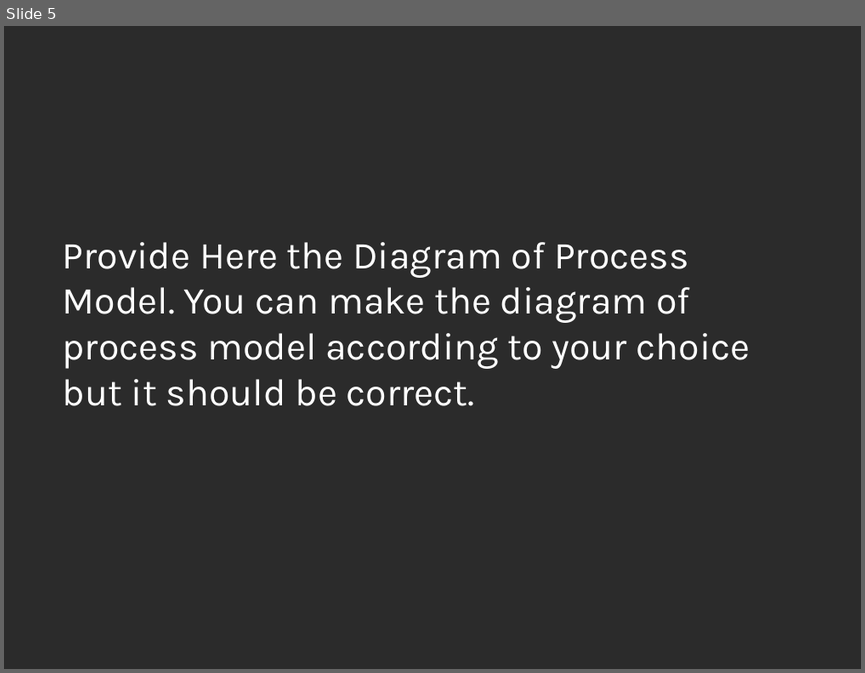
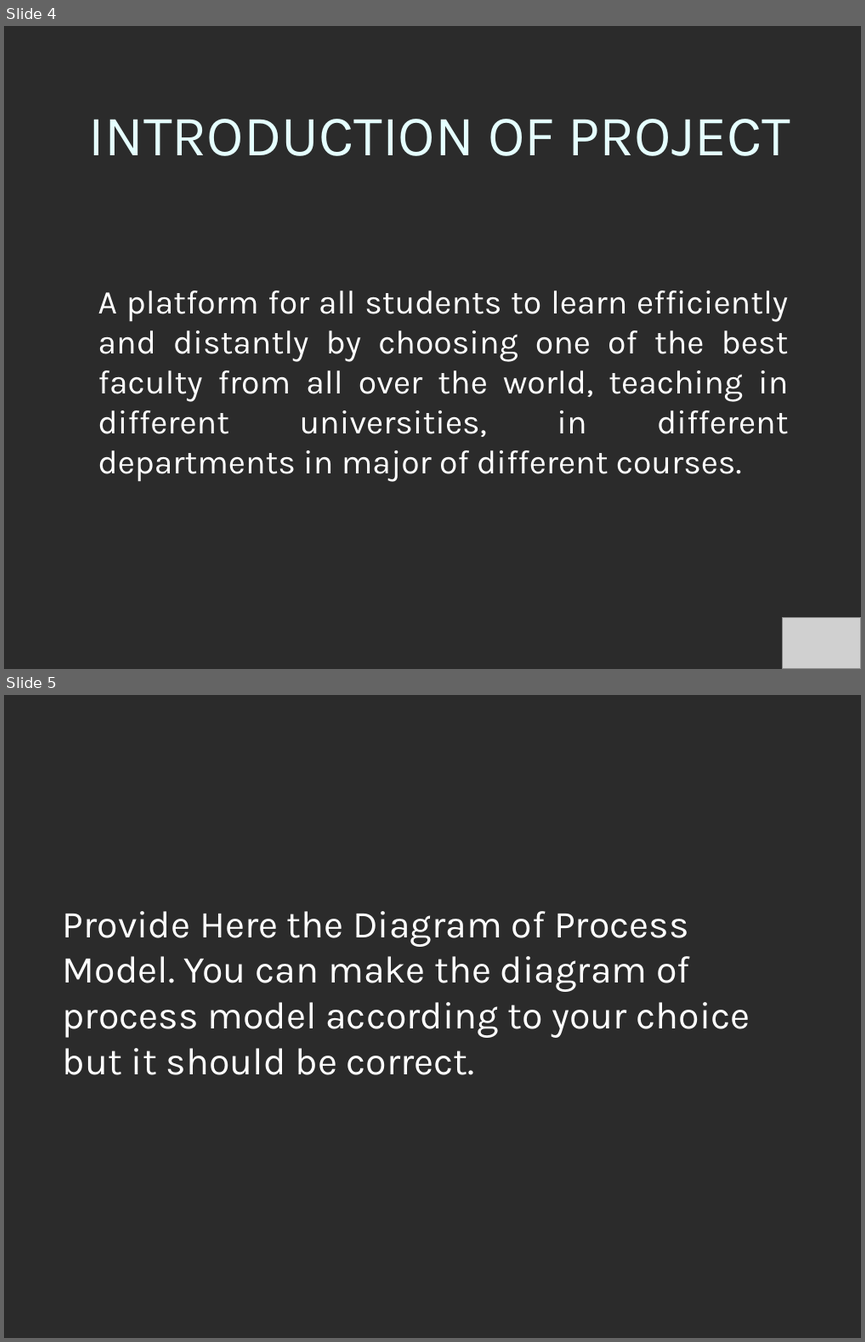
Before and after one commit to afraz-malik/faculty-directory, a slide deck: 5. Final Deliverable/5. Final Delieverable/3-SamplePresentation.ppt. Shown one above the other, each under a label of ours: slide 5 before the commit, slides 4 and 5 after it. The pictures are 865x673 and 865x1342 pixels, drawn with LibreOffice and Linux fonts; fonts in the diff are those of the drawing; grey boxes stand for pictures; background and template pictures are left out; a plain dark background stands for a picture behind light text. Boxes give left, top, right and bottom in pixels: in the first picture for what was removed or moved away, otherwise in the second. Text is boxed around its words. In the diff, an @@ line names an element or a change of style, - is before the commit and + after.

```diff
--- a/5. Final Deliverable/5. Final Delieverable/3-SamplePresentation.ppt
+++ b/5. Final Deliverable/5. Final Delieverable/3-SamplePresentation.ppt
@@ slide 4 added at (4, 26, 861, 669), background picture (left out) @@
@@ title added at (88, 119, 790, 156), 48 pt, text #E5FFFF @@
+INTRODUCTION OF PROJECT
@@ text added at (98, 290, 789, 482), 28 pt, text #FFFFFF @@
+A platform for all students to learn efficiently and distantly by choosing one of the best faculty from all over the world, teaching in different universities, in different departments in major of different courses.
@@ picture added at (782, 618, 861, 669) @@
```
Also in this commit, not shown: 1 slide changed, 20 other slides added, 7 slides removed, 3 other files.
